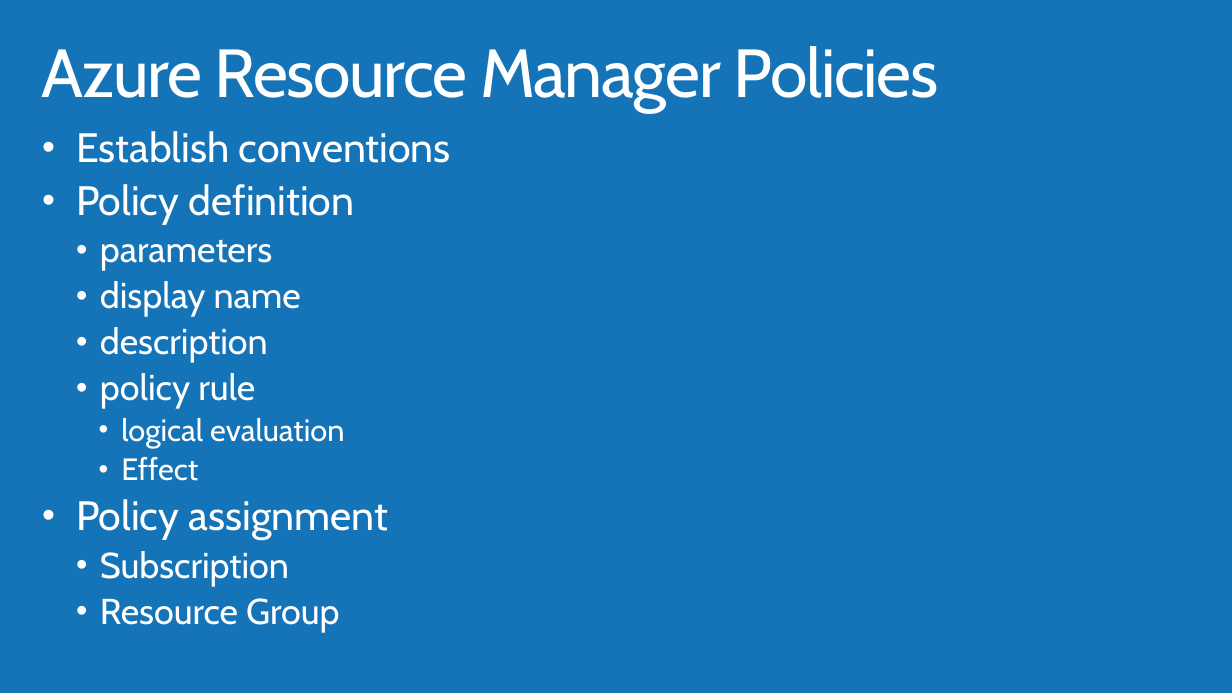
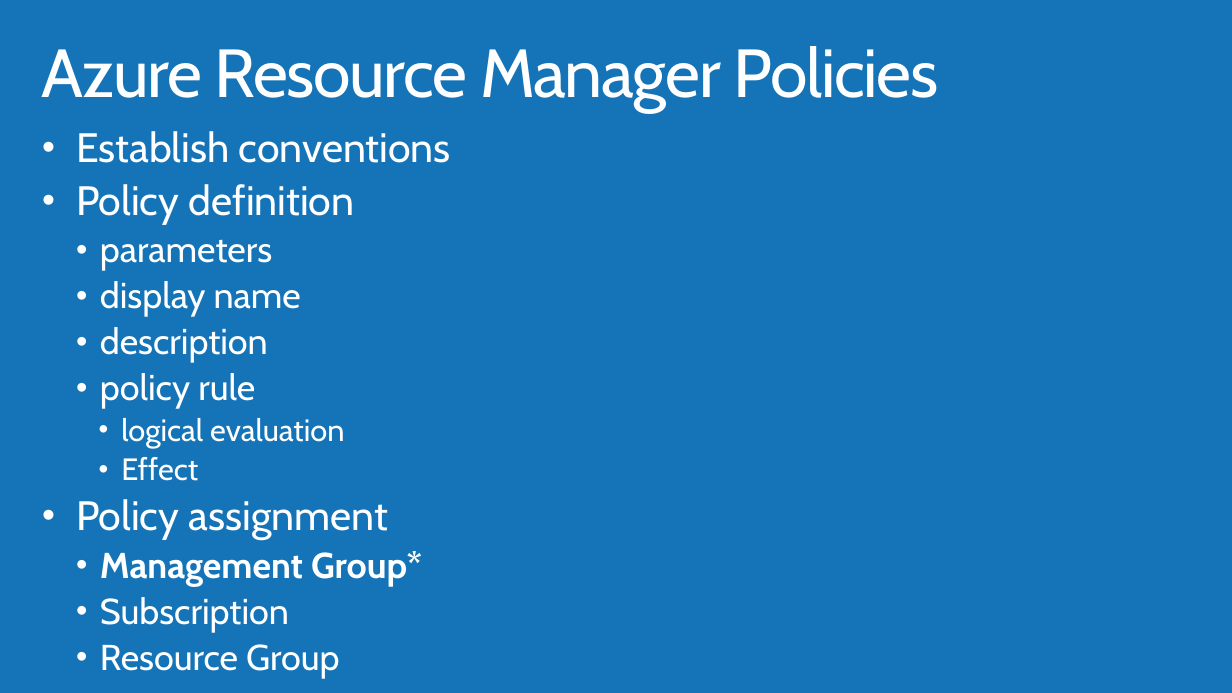
Before and after one commit to lulzzz/Azure-Governance-and-Networking, a slide deck: slide 37 of Azure Governance-GC.pptx (slide 35 before the commit). Drawn at 1232x693 pixels with LibreOffice and Linux fonts; fonts in the diff are those of the drawing; background and template pictures are left out. Boxes give left, top, right and bottom in pixels: in the first picture for what was removed or moved away, otherwise in the second. Text is boxed around its words. In the diff, an @@ line names an element or a change of style, - is before the commit and + after.

Commit message:
updated to add different models and screenshot for policies

```diff
--- a/Azure Governance-GC.pptx
+++ b/Azure Governance-GC.pptx
@@ text at [100, 551, 422, 586]: paragraph added @@
+  • Management Group*
```
Also in this commit, not shown: 4 other slides changed, 6 slides added, 4 slides removed.
